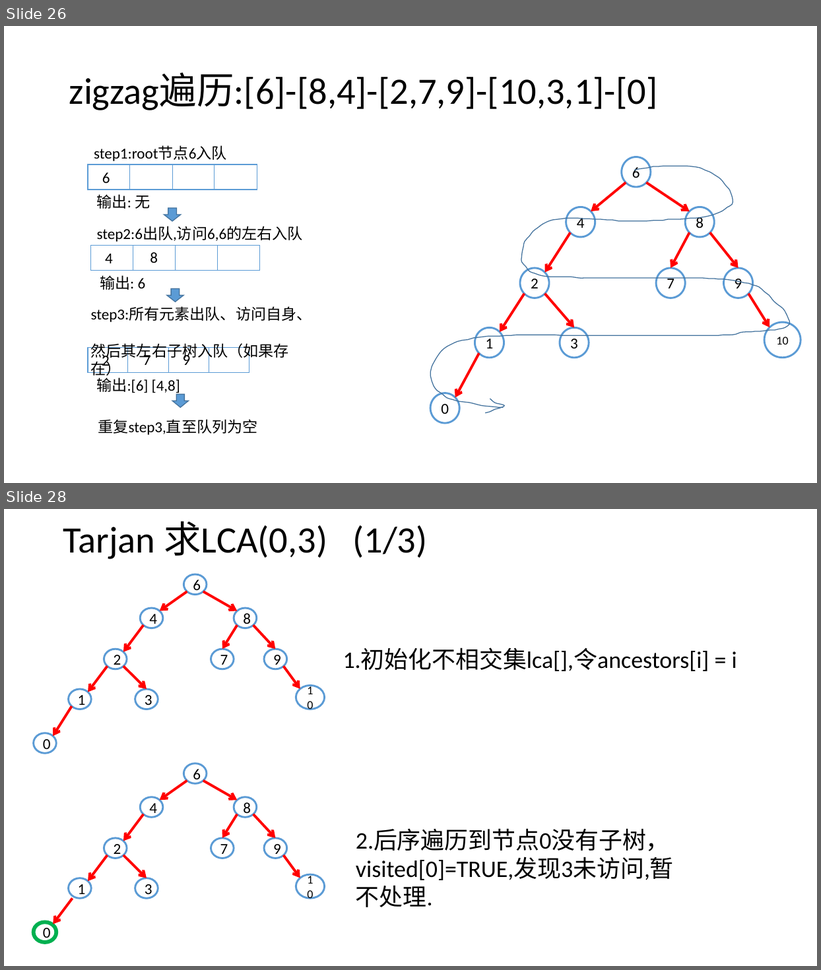
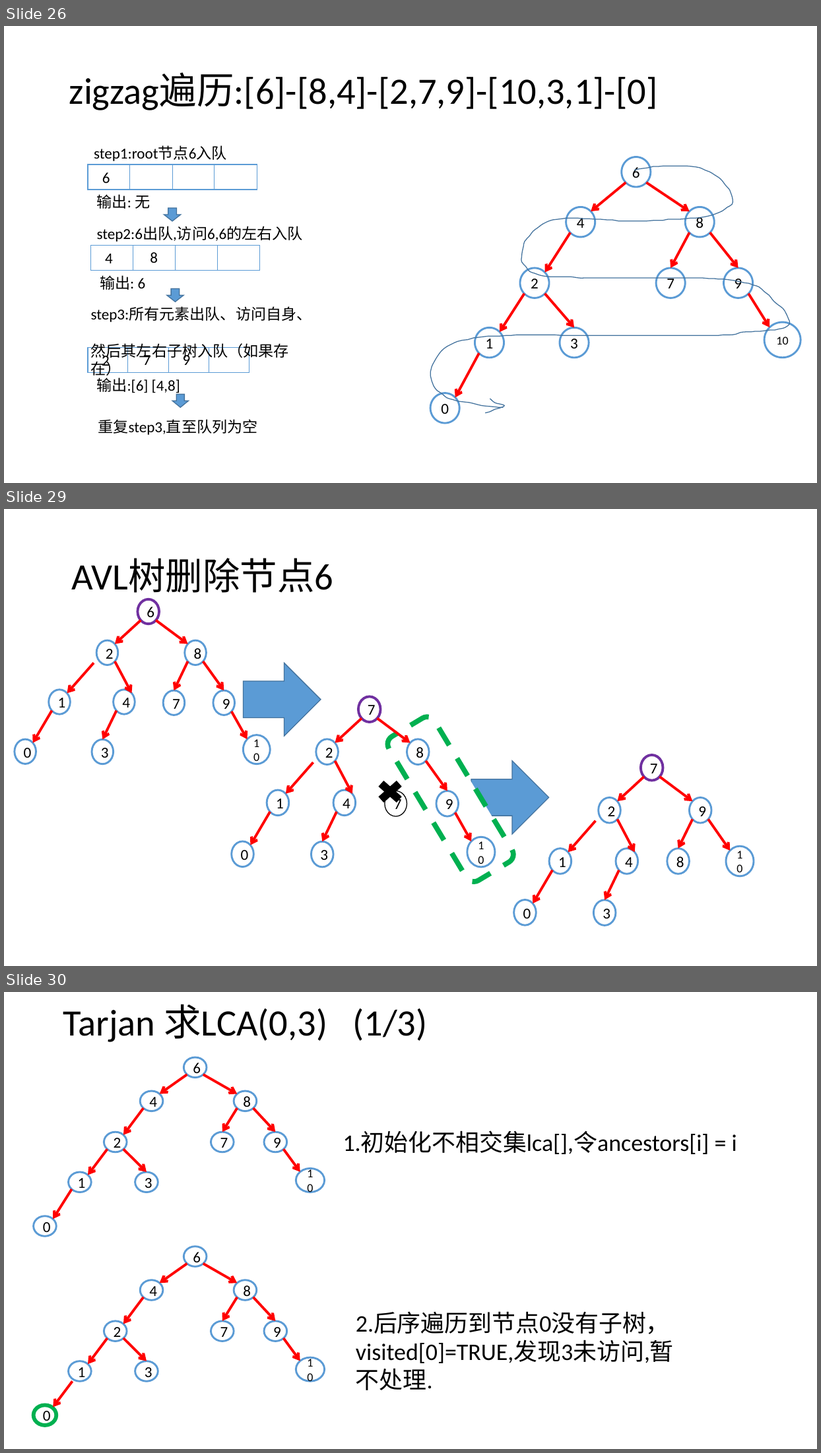
Before and after one commit to Waynefn/cpp_ds_algo, a slide deck: 课件/课件素材.pptx. Shown one above the other, each under a label of ours: slides 26 and 28 before the commit, slides 26, 29 and 30 after it; the slides between them are not shown. The pictures are 821x970 and 821x1453 pixels, drawn with LibreOffice and Linux fonts; fonts in the diff are those of the drawing. Boxes give left, top, right and bottom in pixels: in the first picture for what was removed or moved away, otherwise in the second. Text is boxed around its words. In the diff, an @@ line names an element or a change of style, - is before the commit and + after.

```diff
--- a/课件/课件素材.pptx
+++ b/课件/课件素材.pptx
@@ slide 29 added at <box>4,509,817,966</box>, background #FFFFFF @@
@@ title added at <box>71,559,333,599</box>, 44 pt, text #000000 @@
+AVL树删除节点6
@@ group added at <box>15,599,270,764</box>: 10 ellipses, 9 arrows @@
+6
+2
+8
+4
+3
+7
+9
+1
+10
+0
@@ right arrow added at <box>243,663,321,737</box>, fill #5B9BD5, outline #43739E 1 pt @@
@@ group added at <box>232,697,495,867</box>: 10 ellipses, 8 arrows @@
+7
+2
+8
+4
+3
+7
+9
+1
+10
+0
@@ rounded rectangle added at <box>385,714,517,886</box>, fill #FFFFFF, outline #00B050 6 pt dashed @@
@@ right arrow added at <box>471,761,548,834</box>, fill #5B9BD5, outline #43739E 1 pt @@
@@ cross added at <box>374,777,407,807</box>, fill #000000, outline #000000 1 pt @@
@@ group added at <box>514,755,754,926</box>: 9 ellipses, 8 arrows @@
+7
+2
+9
+4
+3
+8
+1
+10
+0
@@ what was slide 28 is now slide 30 @@
```
Also in this commit, not shown: 1 slide changed, 1 other slide added, 2 other files.
